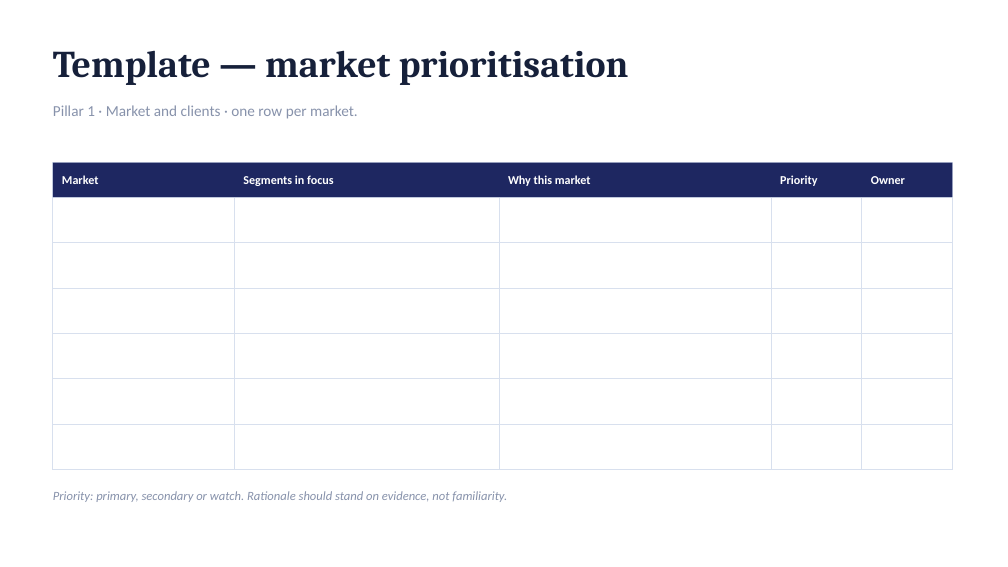
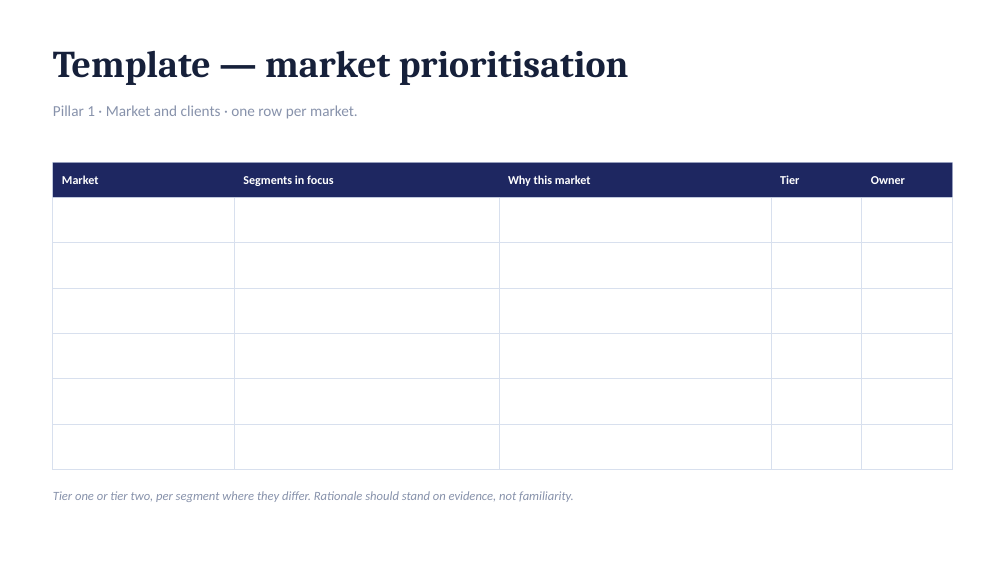
Before and after one commit to dhajjar-cyber/bae, a slide deck: slide 22 of FSI strategy/EAIND-FSI-Strategy-Development-Plan.pptx (slide 20 before the commit). Drawn at 1008x567 pixels with LibreOffice and Linux fonts; fonts in the diff are those of the drawing. Boxes give left, top, right and bottom in pixels: in the first picture for what was removed or moved away, otherwise in the second. Text is boxed around its words. In the diff, an @@ line names an element or a change of style, - is before the commit and + after.

```diff
--- a/FSI strategy/EAIND-FSI-Strategy-Development-Plan.pptx
+++ b/FSI strategy/EAIND-FSI-Strategy-Development-Plan.pptx
@@ table at [53,163,953,238] @@
-row 1, column 4: Priority
+row 1, column 4: Tier
@@ text at [778,175,798,184]: text changed @@
-Priority
+Tier
@@ text at [53,491,574,502]: text changed @@
-Priority: primary, secondary or watch. Rationale should stand on evidence, not familiarity.
+Tier one or tier two, per segment where they differ. Rationale should stand on evidence, not familiarity.
```
Also in this commit, not shown: 10 other slides changed, 3 slides added, 1 slide removed, 2 other files.
